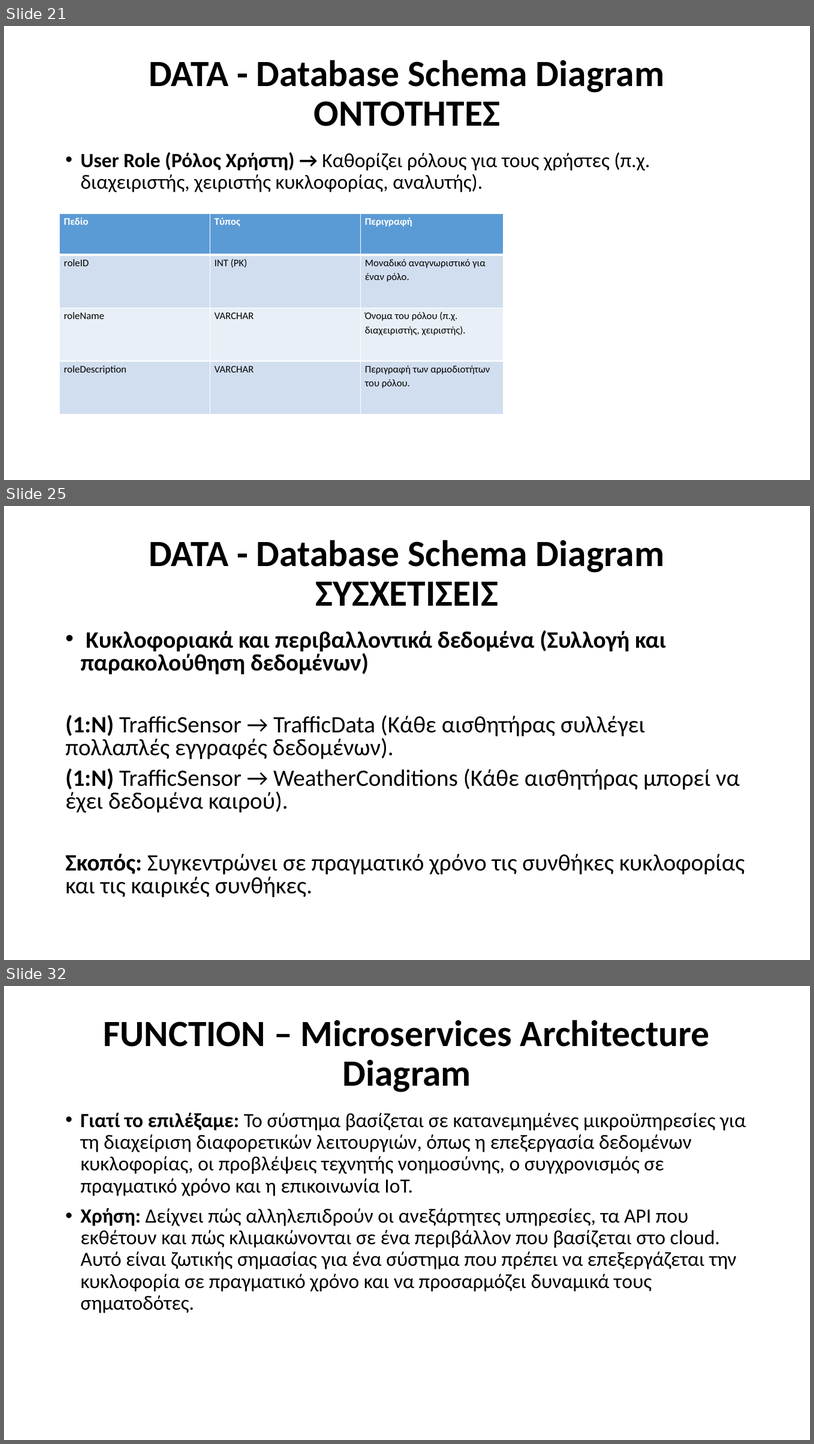
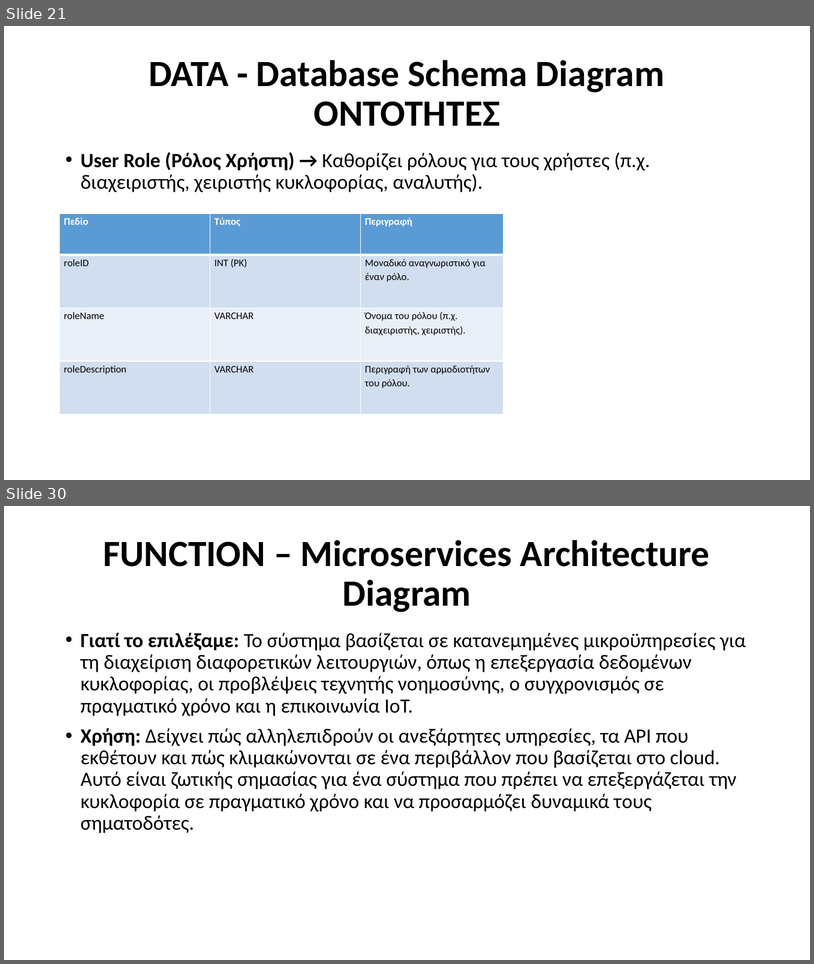
Before and after one commit to Ath21/STL_Drive, a slide deck: Presentation.pptx. Shown one above the other, each under a label of ours: slides 21, 25 and 32 before the commit, slides 21 and 30 after it; the slides between them are not shown. The pictures are 814x1444 and 814x964 pixels, drawn with LibreOffice and Linux fonts; fonts in the diff are those of the drawing. Boxes give left, top, right and bottom in pixels: in the first picture for what was removed or moved away, otherwise in the second. Text is boxed around its words. In the diff, an @@ line names an element or a change of style, - is before the commit and + after.

```diff
--- a/Presentation.pptx
+++ b/Presentation.pptx
@@ slide 25 removed at bbox=[4, 506, 810, 960], background #FFFFFF @@
@@ title removed at bbox=[149, 540, 665, 606] @@
-DATA - Database Schema Diagram
-ΣΥΣΧΕΤΙΣΕΙΣ
@@ text removed at bbox=[65, 630, 745, 897] @@
-• Κυκλοφοριακά και περιβαλλοντικά δεδομένα (Συλλογή και παρακολούθηση δεδομένων)
-(1:N) TrafficSensor → TrafficData (Κάθε αισθητήρας συλλέγει πολλαπλές εγγραφές δεδομένων).
-(1:N) TrafficSensor → WeatherConditions (Κάθε αισθητήρας μπορεί να έχει δεδομένα καιρού).
-Σκοπός: Συγκεντρώνει σε πραγματικό χρόνο τις συνθήκες κυκλοφορίας και τις καιρικές συνθήκες.
@@ what was slide 32 is now slide 30 @@
```
Also in this commit, not shown: 8 slides changed, 4 slides added, 5 other slides removed, 6 other files.
